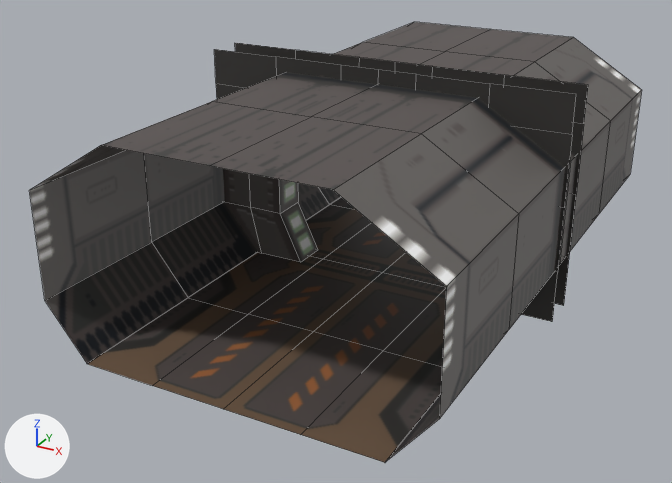
Two versions of the Blender file rubens-psx-engine/Content/corridor_single.blend, one commit apart.
Before and after are seen from a 50 mm lens placed at (5.32, -11.07, 5.87), pointed at (-0.5, -0.49, 0.58). Every picture has the same lights, and +X, +Y and +Z are marked at lower left. Mesh edges are drawn as thin lines. The same objects are shown in both versions, whatever each file hides.
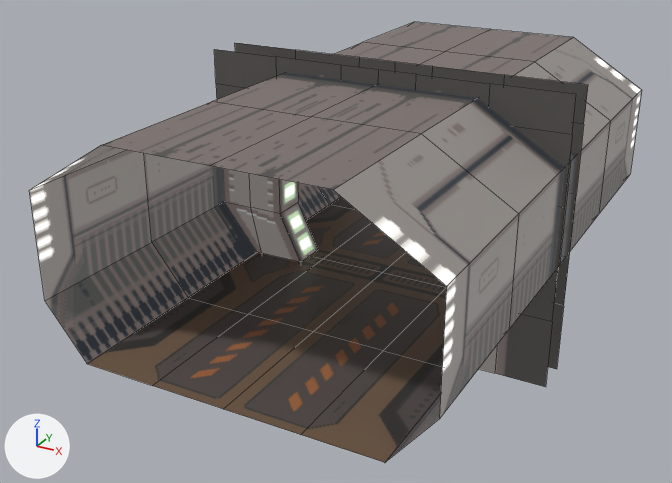
Scene script edits in JSON lines:
```json
{"op": "add", "block": "img_corridor_wall_emission_png", "code": ["img_corridor_wall_emission_png = load_image('corridor_wall_emission.png', 'Assets/textures/corridor_wall_emission.png', 256, 256, 'sRGB')"]}
{"block": "mat_walls", "where": "n0 = _N.new('ShaderNodeBsdfPrincipled'); n0.name = 'Principled BSDF'"}
{"op": "add", "block": "mat_walls", "code": "n0.inputs[28].default_value = 1.0  # 'Emission Strength'"}
{"block": "mat_walls", "where": "n2 = _N.new('ShaderNodeTexImage'); n2.name = 'Image Texture'"}
{"op": "add", "block": "mat_walls", "code": "n2.interpolation = 'Closest'"}
{"op": "add", "block": "mat_walls", "code": "n3 = _N.new('ShaderNodeTexImage'); n3.name = 'Image Texture.001'"}
{"op": "add", "block": "mat_walls", "code": "n3.image = img_corridor_wall_emission_png"}
{"op": "add", "block": "mat_walls", "code": "_L.new(n3.outputs[0], n0.inputs[27])  # 'Color' to 'Emission Color'"}
{"block": "me_plane_008", "where": "# used by ob_plane_003; location = (0.0, 0.0, 0.0)"}
{"op": "remove", "block": "me_plane_008", "code": "me_plane_008.from_pydata(...)  # 64 vertices, 44 faces; spans x -2.61..2.61, y -0.26..0.26, z 0.0..3.04"}
{"op": "add", "block": "me_plane_008", "code": "me_plane_008.from_pydata(...)  # 76 vertices, 54 faces; spans x -2.61..2.61, y -0.26..0.26, z -1.0..3.04"}
{"block": "me_plane_008", "change": "me_plane_008 part 1"}
{"block": "me_plane_008", "change": "12 new vertices lie (0.0, 0.0, -1.0) away from vertices in x -2.61..2.61, y -0.26..0.26, z 0.0"}
{"block": "me_plane_008", "change": "10 new faces join them"}
{"block": "me_plane_008", "change": "me_plane_008 part 2: 44 faces spanning x -2.61..2.61, y -0.26..0.26, z 0.0..3.04 switch from mat_detail (picture img_corridor_wall_png) to mat_walls"}
```

What differs and where, as boxes (x1, y1, x2, y2) in the pictures (672 x 483 px):
```json
{"object": "Plane.002", "change": "surface changed", "before": [30, 22, 641, 458], "after": [30, 22, 641, 458]}
{"object": "Plane.003", "change": "surface changed, reshaped", "before": [214, 43, 588, 322], "after": [214, 43, 588, 387], "on screen": "black to grey, 23% taller"}
{"part": 1, "of": "me_plane_008", "change": "added", "after": [479, 304, 564, 387], "on screen": "black"}
{"part": 2, "of": "me_plane_008", "change": "recoloured", "before": [214, 43, 588, 322], "after": [214, 43, 588, 322], "on screen": "black to grey"}
```
